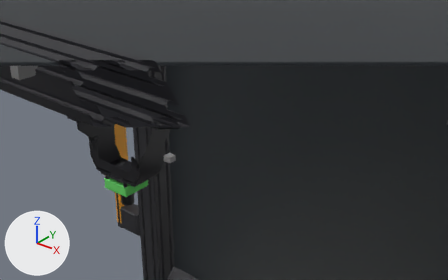
The COLLADA model assets/body/cell/meshes/visual/cell_base_link.dae as it was, and as the next commit left it.
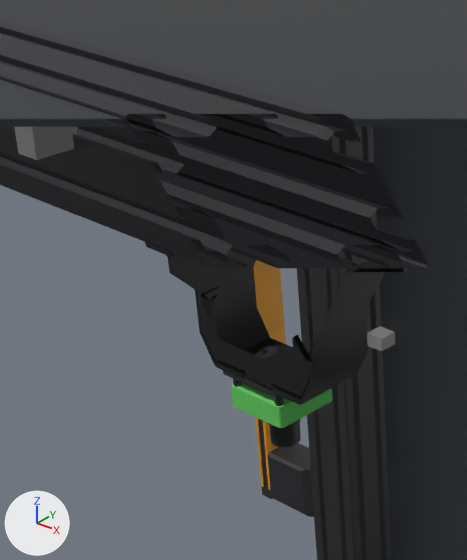
The first picture shows the older version from a 50 mm camera at (0.969, -0.387, 1.072) aimed at (0.593, 0.082, 0.781). The close-ups show the older and then the newer version on the part from 1% to 46% of the width and 4% to 91% of the height of that picture. Only the edits that show in the close-ups are written down. Arrows for +X, +Y and +Z are at lower left; the lights stay in place. Everything nearer to the camera than a plane just in front of the edit is cut away.

Objects in the first close-up: 'cam_base_plate', 'cam_lens', 'cam_pcb', 'ceiling_cam_support', 'frame', 'hardware', 'left_wall', 'light_curtain_black', 'light_curtain_yellow', 'roof_left', 'roof_right'.
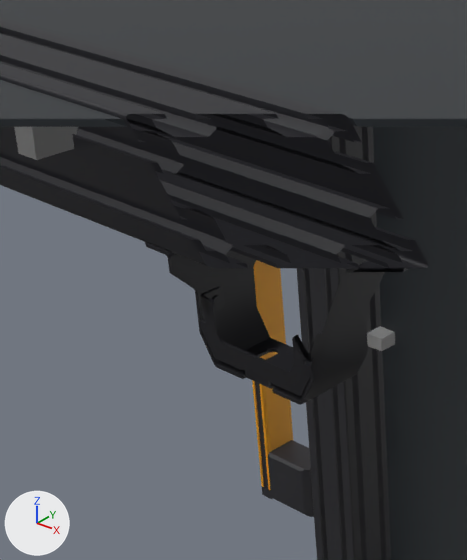
What the commit changed:
Object 'cam_pcb' (ob_cam_pcb) is deleted.
Object 'cam_base_plate' (ob_cam_base_plate) is deleted.
Object 'cam_lens' (ob_cam_lens) is deleted.

Where the change shows, as pixel boxes [x1, y1, x2, y2] in the close-ups (467 x 560 px):
'cam_pcb', deleted (green)
    before: [231, 383, 332, 428]
'cam_base_plate', deleted
    before: [223, 345, 284, 406]
'cam_lens', deleted
    before: [268, 419, 301, 447]
